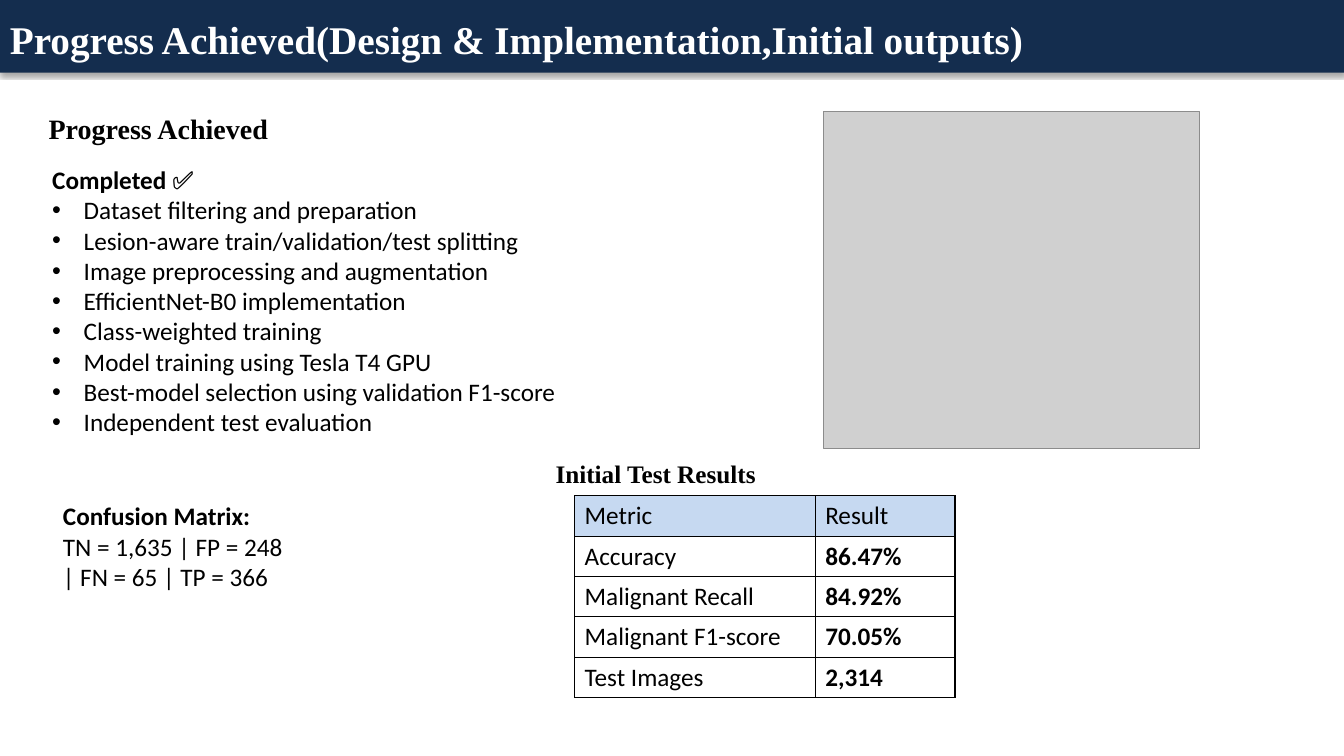
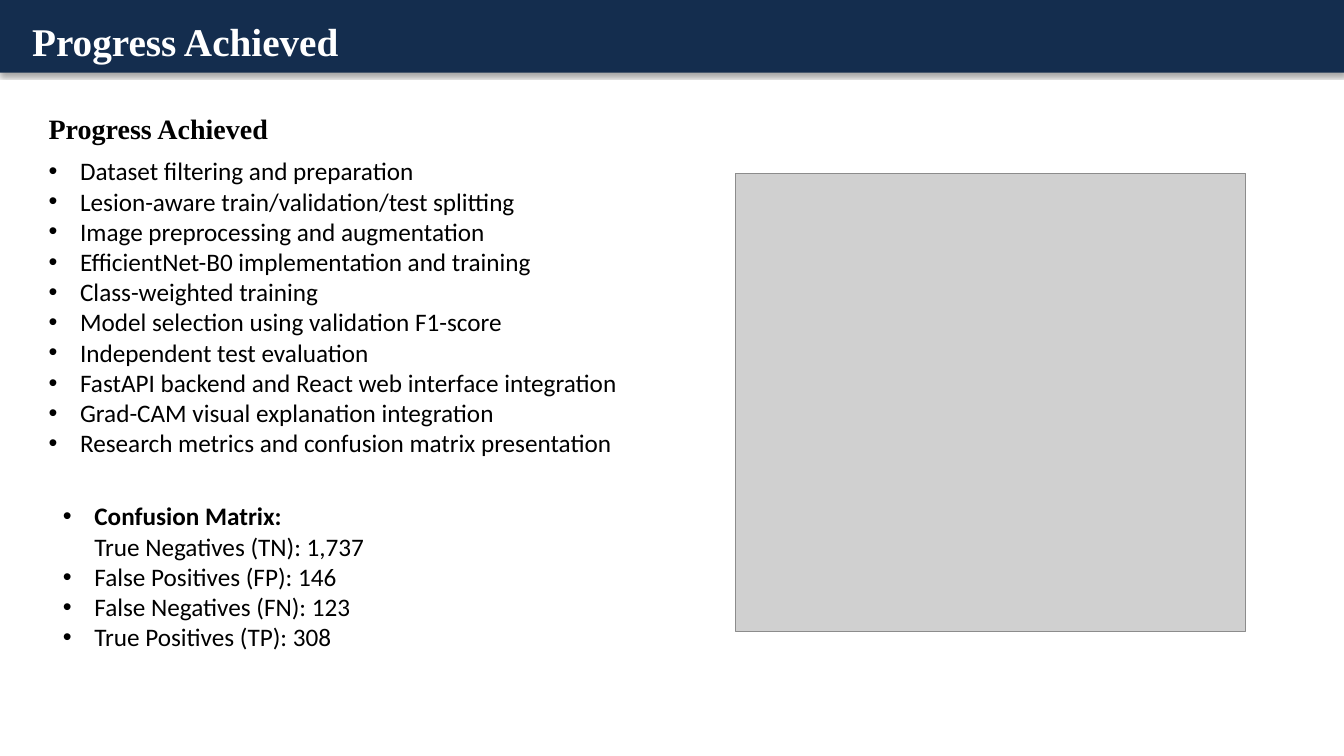
Before and after one commit to keerthireddy16/major-project-dermatology-cdss, a slide deck: slide 9 of files/projectphase2_ppt.pptx (slide 8 before the commit). Drawn at 1344x756 pixels with LibreOffice and Linux fonts; fonts in the diff are those of the drawing; grey boxes stand for pictures. Boxes give left, top, right and bottom in pixels: in the first picture for what was removed or moved away, otherwise in the second. Text is boxed around its words. In the diff, an @@ line names an element or a change of style, - is before the commit and + after.

Commit message:
Update DermAI application, evaluation audit, and presentation

```diff
--- a/files/projectphase2_ppt.pptx
+++ b/files/projectphase2_ppt.pptx
@@ text at (32, 28, 338, 63): text changed @@
-Progress Achieved(Design & Implementation,Initial outputs)
+Progress Achieved
@@ text "Dataset filtering and preparation": place and size @@
-text "Dataset filtering and preparation" at (52, 171, 555, 435)
+text "Dataset filtering and preparation" at (80, 162, 616, 456)
@@ text at (52, 171, 166, 193): paragraph removed @@
-Completed ✅
@@ picture: place and size @@
-picture at (824, 111, 1200, 449)
+picture at (736, 173, 1246, 632)
@@ text at (80, 253, 531, 276): text changed @@
-• EfficientNet-B0 implementation
+• EfficientNet-B0 implementation and training
@@ text at (80, 313, 502, 336): text changed @@
-• Model training using Tesla T4 GPU
-• Best-model selection using validation F1-score
+• Model selection using validation F1-score
@@ text at (80, 374, 616, 456): paragraphs added @@
+• FastAPI backend and React web interface integration
+• Grad-CAM visual explanation integration
+• Research metrics and confusion matrix presentation
@@ text removed at (556, 465, 755, 484) @@
-Initial Test Results
@@ text at (94, 507, 364, 650): text changed @@
-Confusion Matrix:
-TN = 1,635 | FP = 248 | FN = 65 | TP = 366
+• Confusion Matrix:
+  True Negatives (TN): 1,737
+• False Positives (FP): 146
+• False Negatives (FN): 123
+• True Positives (TP): 308
@@ table removed at (575, 496, 956, 698), 5 rows, 2 columns @@
-Metric | Result
-Accuracy | 86.47%
-Malignant Recall | 84.92%
-Malignant F1-score | 70.05%
-Test Images | 2,314
```
Also in this commit, not shown: 4 other slides changed, 5 slides added, 1 slide removed, 30 other files.
